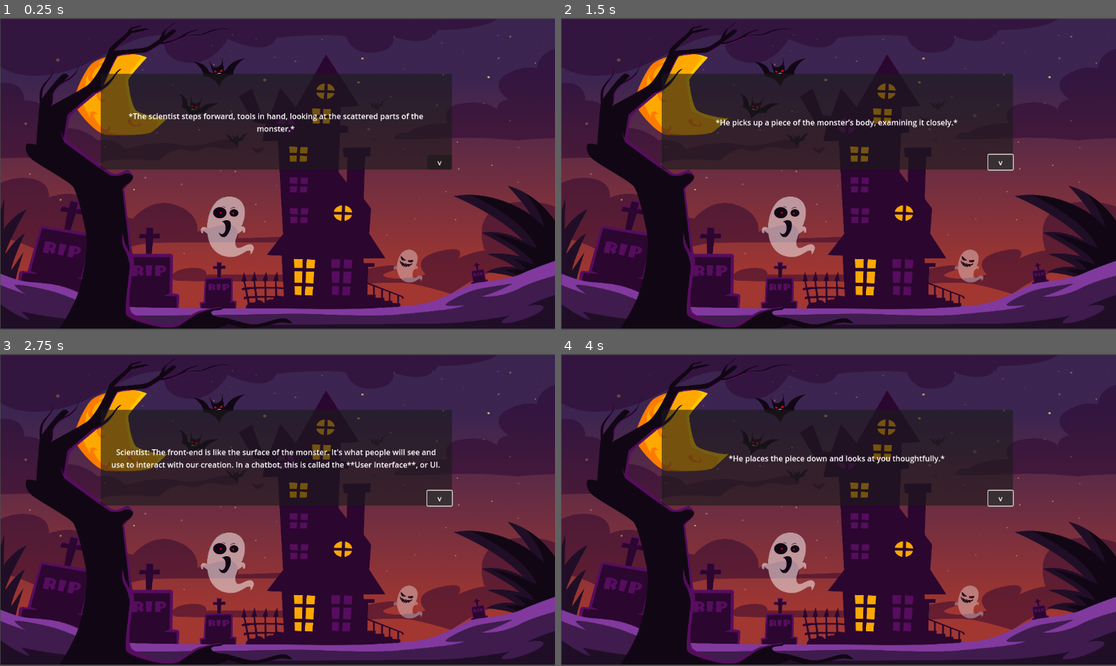
Above: before the commit, frames 1-4 (two rows, left to right).
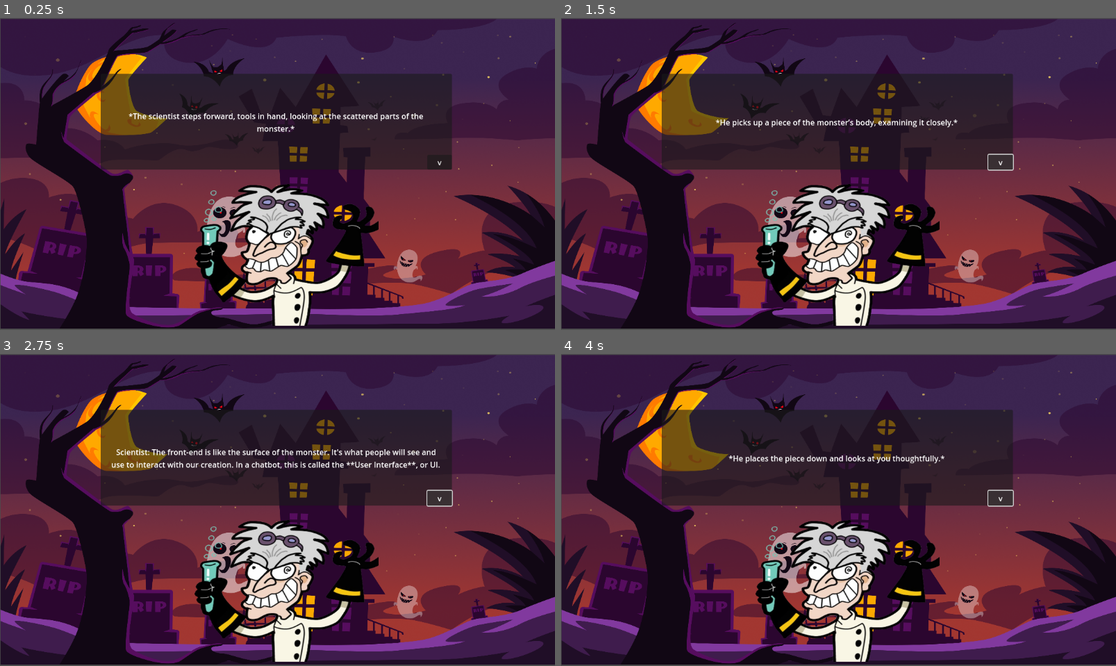
Above: after the commit, the same moments.

Repository: emoskedy/tidalhack-2024
Game: Godot game, scene res://UI_dialogue.tscn
Two runs of this game, one before a commit and one after it. Both use one fixed random seed, a clock stepped at 60 frames per second and the inputs below.
Inputs:
- Up to frame 1 (0.25 s): no input
- Up to frame 2 (1.5 s): click "v" at 0.5 s; click "v" at 1.25 s
- Up to frame 3 (2.75 s): click "v" at 2 s
- Up to frame 4 (4 s): tap Enter at 2.75 s; tap Space at 3.5 s

The runs differ from the first frame. In frame 1, 7.6% of the frame differs, in the area x 35-69%, y 53-99%; in frame 2, 7.6%; in frame 3, 7.6%; in frame 4, 7.6%.

Commit message:
Add scientist to dialogue

Diff:
--- a/game/APIK_dialogue.tscn
+++ b/game/APIK_dialogue.tscn
@@ -1,6 +1,8 @@
-[gd_scene load_steps=2 format=3 uid="uid://boor6ibsab31h"]
+[gd_scene load_steps=4 format=3 uid="uid://boor6ibsab31h"]
 
 [ext_resource type="Script" path="res://APIK_dialogue.gd" id="1_24dyy"]
+[ext_resource type="Texture2D" uid="uid://d3oxry25otgfb" path="res://img/Background.png" id="2_46yxk"]
+[ext_resource type="Texture2D" uid="uid://0hiaspetlhe0" path="res://img/mad_scientist_character.png" id="3_7jyqm"]
 
 [node name="APIK_dialogue" type="Control"]
 layout_mode = 3
@@ -8,6 +10,11 @@
 offset_right = 40.0
 offset_bottom = 40.0
 script = ExtResource("1_24dyy")
+
+[node name="Background" type="Sprite2D" parent="."]
+position = Vector2(576.5, 301.5)
+scale = Vector2(0.383667, 0.321479)
+texture = ExtResource("2_46yxk")
 
 [node name="Panel" type="Panel" parent="."]
 offset_left = 209.0
@@ -33,3 +40,8 @@
 offset_right = 729.0
 offset_bottom = 199.0
 text = "v"
+
+[node name="MadScientistCharacter" type="Sprite2D" parent="."]
+position = Vector2(595, 492.219)
+scale = Vector2(0.742233, 0.612136)
+texture = ExtResource("3_7jyqm")
--- a/game/UI_dialogue.tscn
+++ b/game/UI_dialogue.tscn
@@ -1,7 +1,8 @@
-[gd_scene load_steps=3 format=3 uid="uid://ccdlgqcf76s3u"]
+[gd_scene load_steps=4 format=3 uid="uid://ccdlgqcf76s3u"]
 
 [ext_resource type="Script" path="res://UI_dialogue.gd" id="1_krnmw"]
 [ext_resource type="Texture2D" uid="uid://d3oxry25otgfb" path="res://img/Background.png" id="2_y65m8"]
+[ext_resource type="Texture2D" uid="uid://0hiaspetlhe0" path="res://img/mad_scientist_character.png" id="3_3ejse"]
 
 [node name="UI_dialogue" type="Control"]
 layout_mode = 3
@@ -41,3 +42,8 @@
 offset_right = 729.0
 offset_bottom = 199.0
 text = "v"
+
+[node name="MadScientistCharacter" type="Sprite2D" parent="."]
+position = Vector2(595, 492.219)
+scale = Vector2(0.742233, 0.612136)
+texture = ExtResource("3_3ejse")
Not shown, added: game/img/bubble.png.import
Not shown, added: game/img/exitButton.png.import
Not shown, added: game/img/frankenstein_char.png.import
Not shown, added: game/img/mad_scientist_character.png.import
Not shown, added: game/img/startButton.png.import
